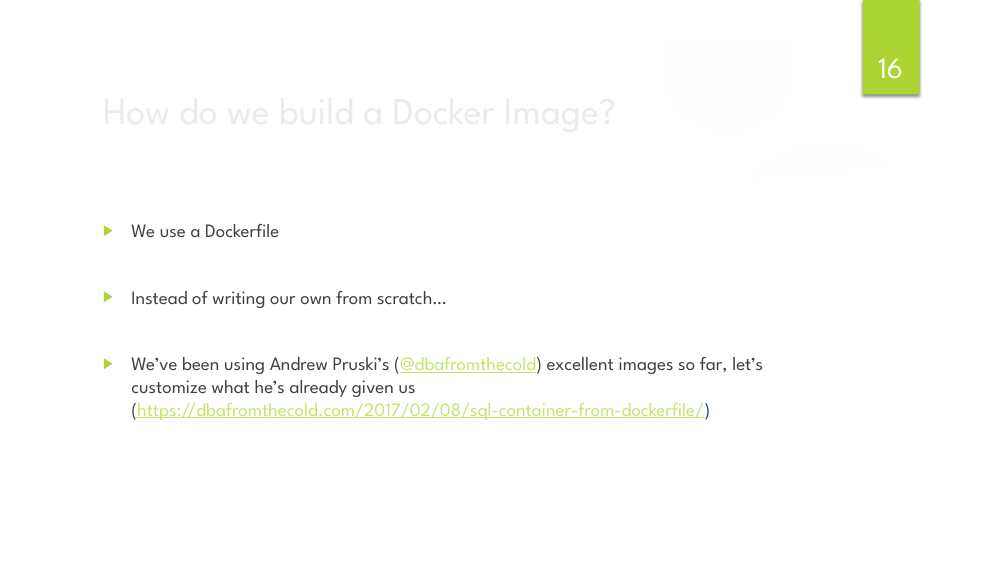
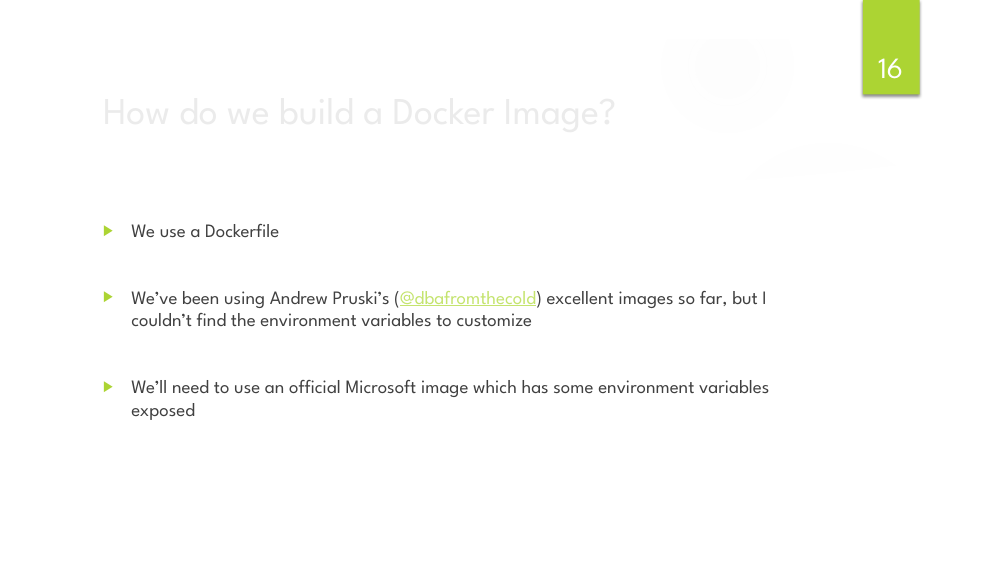
Before and after one commit to ilanham/Presentations, a slide deck: slide 16 of Developing for SQL Server with Docker.pptx. Drawn at 1008x567 pixels with LibreOffice and Linux fonts; fonts in the diff are those of the drawing; background and template pictures are left out. Boxes give left, top, right and bottom in pixels: in the first picture for what was removed or moved away, otherwise in the second. Text is boxed around its words. In the diff, an @@ line names an element or a change of style, - is before the commit and + after.

```diff
--- a/Developing for SQL Server with Docker.pptx
+++ b/Developing for SQL Server with Docker.pptx
@@ text at [131, 291, 769, 420]: text changed @@
-▶ Instead of writing our own from scratch…
-▶ We’ve been using Andrew Pruski’s (@dbafromthecold) excellent images so far, let’s customize what he’s already given us
-  (https://dbafromthecold.com/2017/02/08/sql-container-from-dockerfile/)
+▶ We’ve been using Andrew Pruski’s (@dbafromthecold) excellent images so far, but I couldn’t find the environment variables to customize
+▶ We’ll need to use an official Microsoft image which has some environment variables exposed
```
Also in this commit, not shown: 4 other slides changed.
